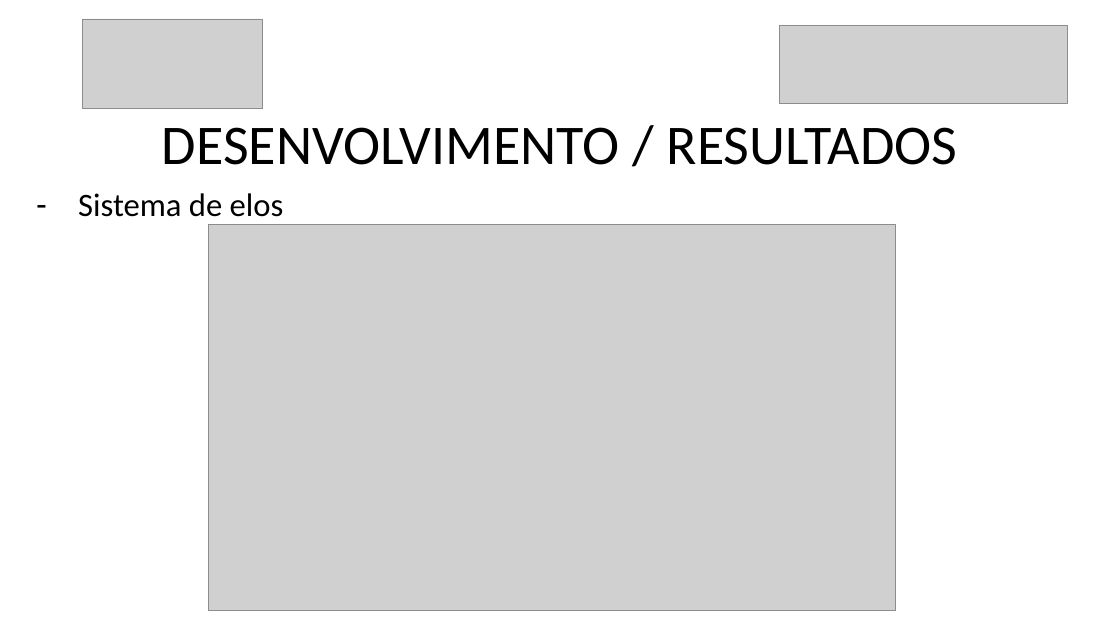
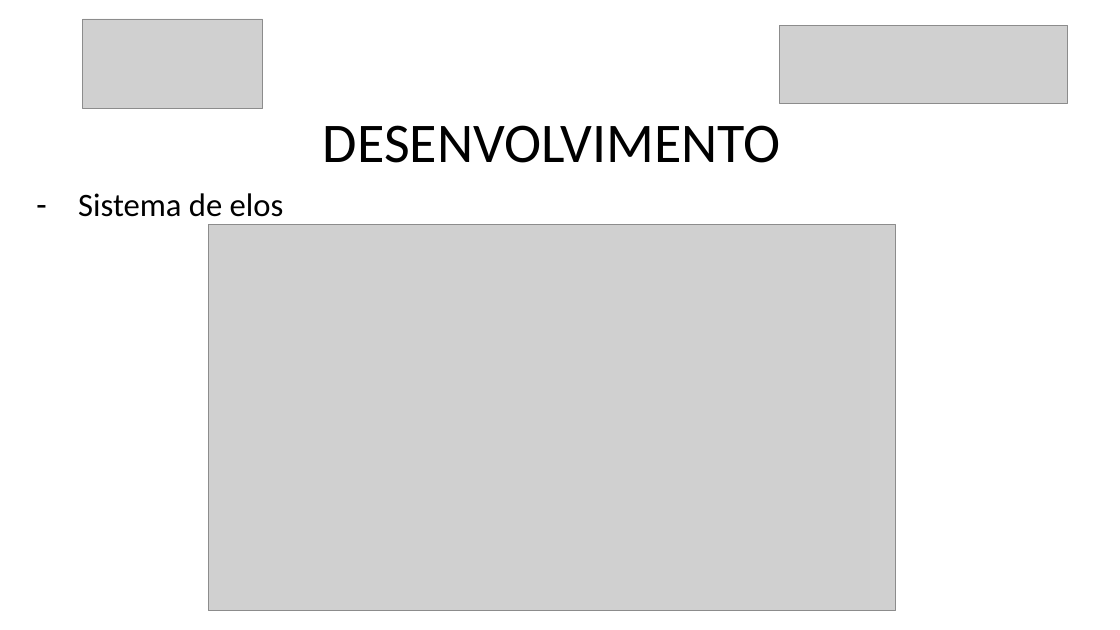
Before and after one commit to danilovaz7/curso-tecnico, a slide deck: slide 16 of liceu/3semestre/projeto integrador/tcc slide.pptx. Drawn at 1120x630 pixels with LibreOffice and Linux fonts; fonts in the diff are those of the drawing; grey boxes stand for pictures. Boxes give left, top, right and bottom in pixels: in the first picture for what was removed or moved away, otherwise in the second. Text is boxed around its words. In the diff, an @@ line names an element or a change of style, - is before the commit and + after.

```diff
--- a/liceu/3semestre/projeto integrador/tcc slide.pptx
+++ b/liceu/3semestre/projeto integrador/tcc slide.pptx
@@ title at (x1=323, y1=125, x2=781, y2=163): text changed @@
-DESENVOLVIMENTO / RESULTADOS
+DESENVOLVIMENTO
```
Also in this commit, not shown: 11 other slides changed, 1 slide added, 1 slide removed.
